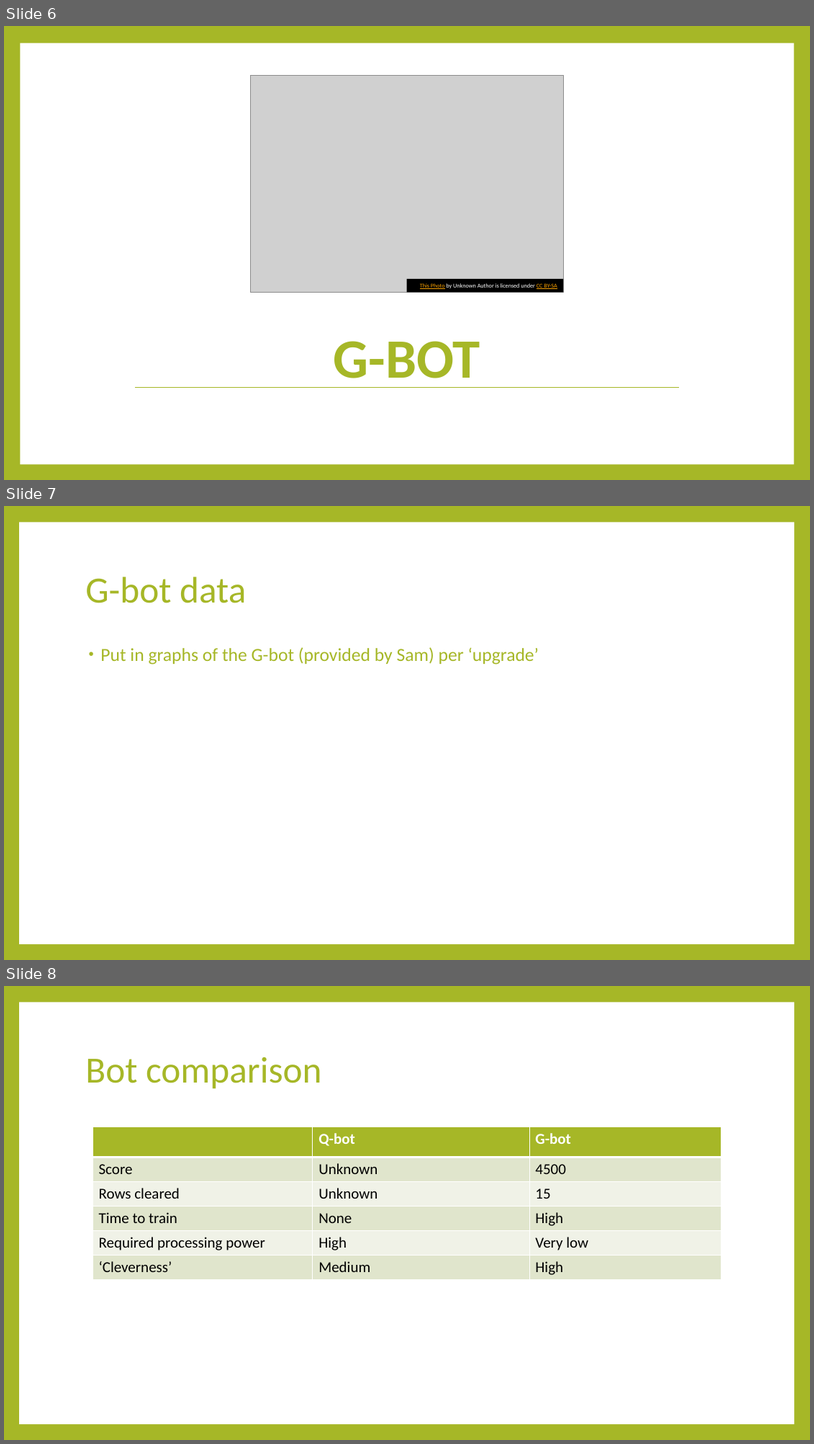
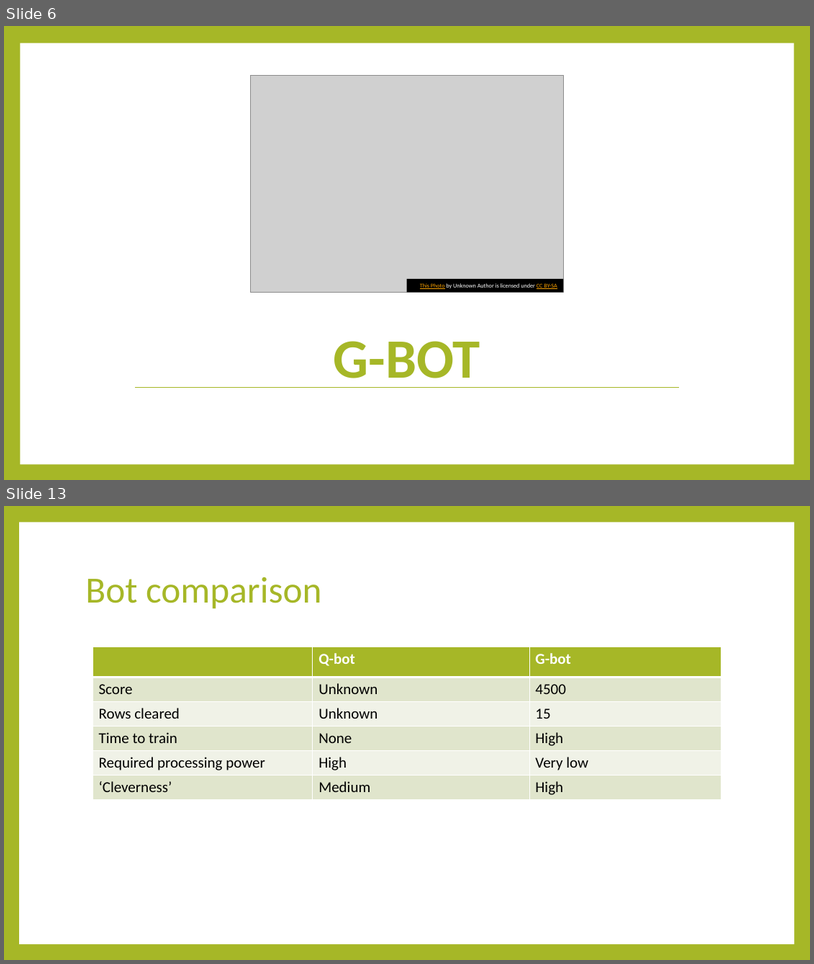
Before and after one commit to Hookz/pentominoes, a slide deck: Pentetris bots.pptx. Shown one above the other, each under a label of ours: slides 6, 7 and 8 before the commit, slides 6 and 13 after it; the slides between them are not shown. The pictures are 814x1444 and 814x964 pixels, drawn with LibreOffice and Linux fonts; fonts in the diff are those of the drawing; grey boxes stand for pictures. Boxes give left, top, right and bottom in pixels: in the first picture for what was removed or moved away, otherwise in the second. Text is boxed around its words. In the diff, an @@ line names an element or a change of style, - is before the commit and + after.

```diff
--- a/Pentetris bots.pptx
+++ b/Pentetris bots.pptx
@@ slide 7 removed at (4,506,810,960), background #A6B727; not listed: 1 template element that a slide beside it also shows @@
@@ title removed at (85,577,246,603) @@
-G-bot data
@@ text removed at (100,647,540,664) @@
-• Put in graphs of the G-bot (provided by Sam) per ‘upgrade’
@@ what was slide 8 is now slide 13 @@
```
Also in this commit, not shown: 6 slides added.
